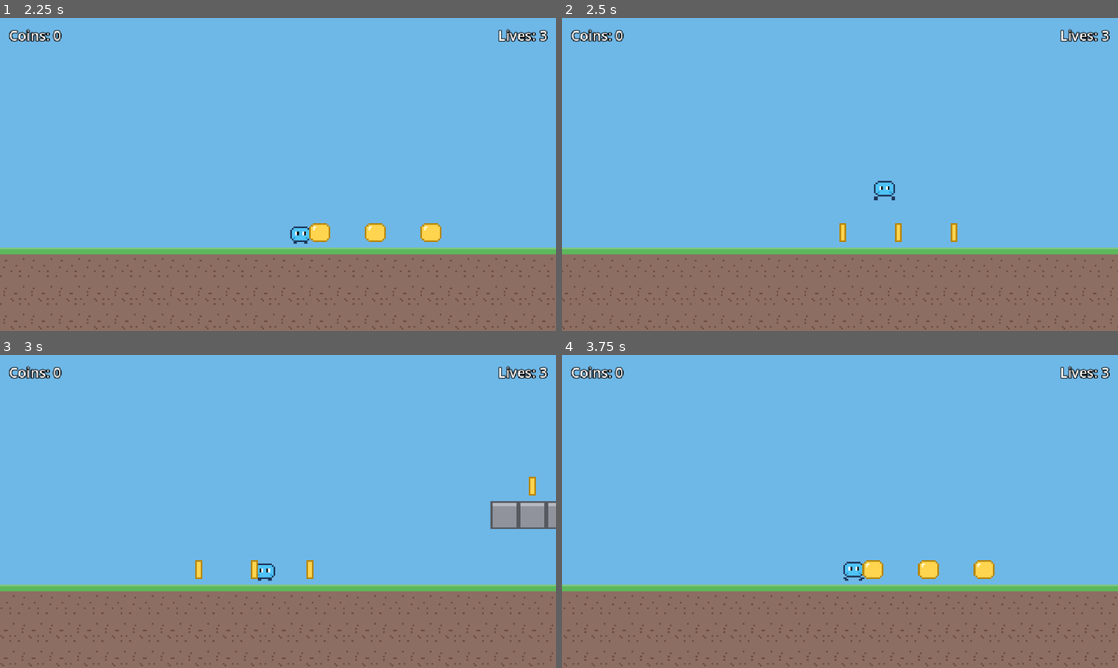
Above: before the commit, frames 1-4 (two rows, left to right).
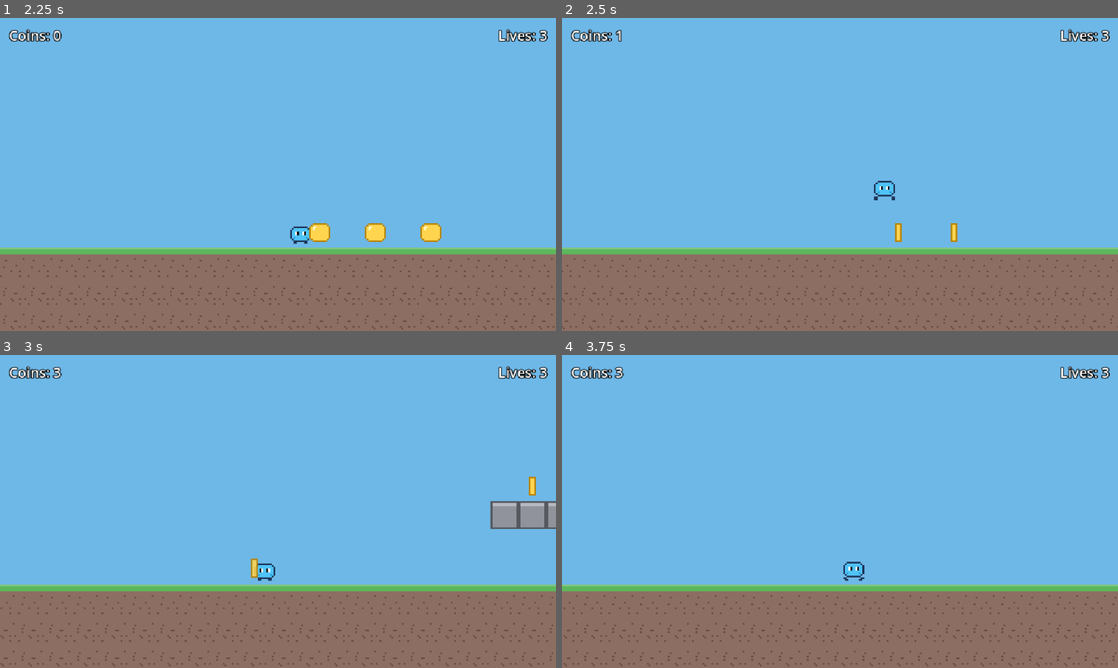
Above: after the commit, the same moments.

Repository: greentea524/godot-game
Game: Godot game, scene res://scenes/main_menu.tscn
Same seed, same stepped clock (60 frames per second), same inputs: the game is played once before the commit and once after it.
Inputs:
- Up to frame 1 (2.25 s): click "Start" at 0.5 s; hold D (move_right) from 1.28 s (still down); tap Space (jump) at 1.52 s
- Up to frame 2 (2.5 s): keep holding D (move_right); tap Space (jump) at 2.27 s
- Up to frame 3 (3 s): release D (move_right) at 2.78 s; hold A (move_left) from 2.78 s (still down)
- Up to frame 4 (3.75 s): release A (move_left) at 3.53 s; hold D (move_right) from 3.53 s (still down)

Frame 1 is identical in both runs. In frame 2, 0.1% of the frame differs, in the area x 9-52%, y 3-72%; in frame 3, 0.3%; in frame 4, 0.7%, in the area x 9-78%, y 3-72%.

Commit message:
Fix coin collection: attach coin.gd to the Coin scene root
coin.tscn declared its script as an ext_resource but never assigned it
to the root node, so the body_entered connection pointed at a method
that did not exist and coins could not be collected. Every other scene
had its script attached; this was the only miss.

Add a headless gameplay regression test (tests/gameplay_test.tscn)
that exercises coin pickup, the stomp mechanic, and spike death with
lives deduction, since a scene-load smoke test cannot catch missing
signal-handler wiring. All six checks pass.

Co-Authored-By: Claude Fable 5 <noreply@anthropic.com>

Diff:
--- a/scenes/coin.tscn
+++ b/scenes/coin.tscn
@@ -31,6 +31,7 @@
 [node name="Coin" type="Area2D"]
 collision_layer = 0
 collision_mask = 2
+script = ExtResource("1_script")
 
 [node name="AnimatedSprite2D" type="AnimatedSprite2D" parent="."]
 sprite_frames = SubResource("sf_coin")
--- /dev/null
+++ b/tests/gameplay_test.gd
@@ -0,0 +1,72 @@
+extends Node
+## Headless gameplay regression test. Run with:
+##   godot --headless --path . res://tests/gameplay_test.tscn
+## Prints PASS/FAIL per check and exits non-zero on any failure.
+## Covers the interaction wiring that a scene-load smoke test misses:
+## coin pickup, enemy stomp, and spike death.
+
+var _failures := 0
+
+
+func _ready() -> void:
+	var level: Node2D = load("res://levels/level_1.tscn").instantiate()
+	add_child(level)
+	await _wait_frames(5)
+	var player: Player = level.get_node("Player")
+
+	# --- Coin pickup (PG-11/PG-18 wiring) ---
+	var coin := _find_by_scene(level, "res://scenes/coin.tscn")
+	_check(coin != null, "level 1 contains coins")
+	var coins_before := GameManager.coins
+	player.global_position = coin.global_position
+	player.velocity = Vector2.ZERO
+	await _wait_frames(10)
+	_check(GameManager.coins >= coins_before + 1, "touching a coin collects it")
+
+	# --- Stomp (PG-15) ---
+	var enemy: CharacterBody2D = load("res://scenes/enemy.tscn").instantiate()
+	enemy.global_position = Vector2(320, 104)  # empty, flat spot in level 1
+	level.add_child(enemy)
+	await _wait_frames(2)
+	player.global_position = enemy.global_position + Vector2(0, -14)
+	player.velocity = Vector2(0, 80)
+	await _wait_frames(30)
+	_check(not is_instance_valid(enemy), "stomping removes the enemy")
+	_check(not player.dying, "player survives a stomp")
+
+	# --- Spike death (PG-16/PG-10) ---
+	var spikes: Area2D = load("res://scenes/spikes.tscn").instantiate()
+	spikes.position = Vector2(480, 104)  # empty, flat spot in level 1
+	level.add_child(spikes)
+	var lives_before := GameManager.lives
+	player.global_position = spikes.global_position
+	player.velocity = Vector2.ZERO
+	await _wait_frames(10)
+	_check(player.dying, "spikes kill the player")
+	_check(GameManager.lives == lives_before - 1, "death deducts a life")
+
+	if _failures == 0:
+		print("ALL TESTS PASSED")
+	else:
+		print("%d TEST(S) FAILED" % _failures)
+	get_tree().quit(1 if _failures > 0 else 0)
+
+
+func _check(condition: bool, name: String) -> void:
+	if condition:
+		print("PASS: " + name)
+	else:
+		_failures += 1
+		print("FAIL: " + name)
+
+
+func _find_by_scene(root: Node, scene_path: String) -> Node:
+	for child in root.get_children():
+		if child.scene_file_path == scene_path:
+			return child
+	return null
+
+
+func _wait_frames(count: int) -> void:
+	for i in count:
+		await get_tree().physics_frame
--- /dev/null
+++ b/tests/gameplay_test.tscn
@@ -0,0 +1,6 @@
+[gd_scene load_steps=2 format=3]
+
+[ext_resource type="Script" path="res://tests/gameplay_test.gd" id="1_script"]
+
+[node name="GameplayTest" type="Node"]
+script = ExtResource("1_script")
Not shown, added: tests/gameplay_test.gd.uid
Not shown, changed: README.md
